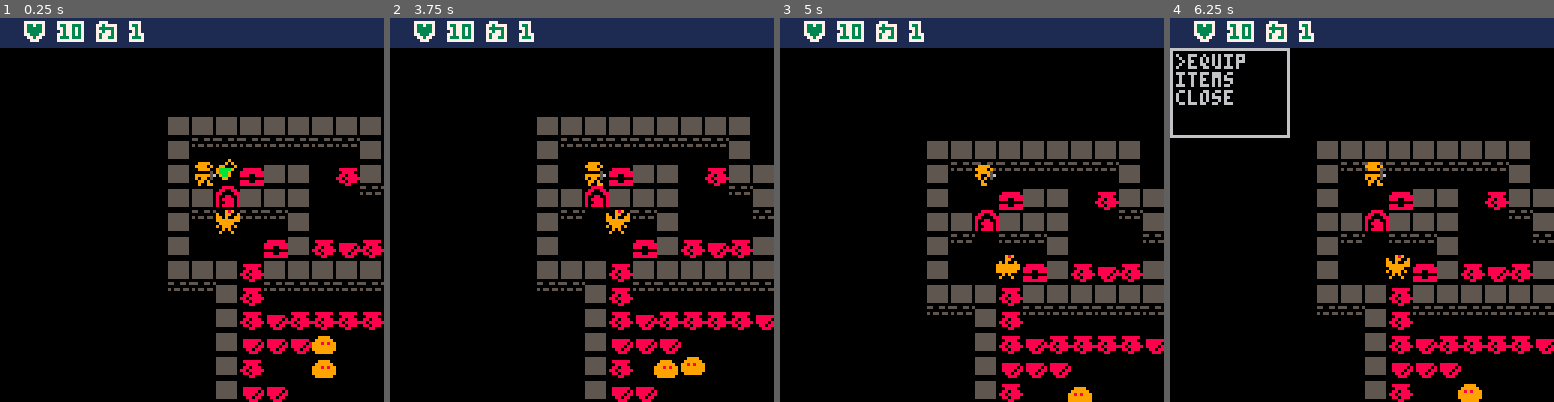
Above: before the commit, frames 1-4 (left to right).
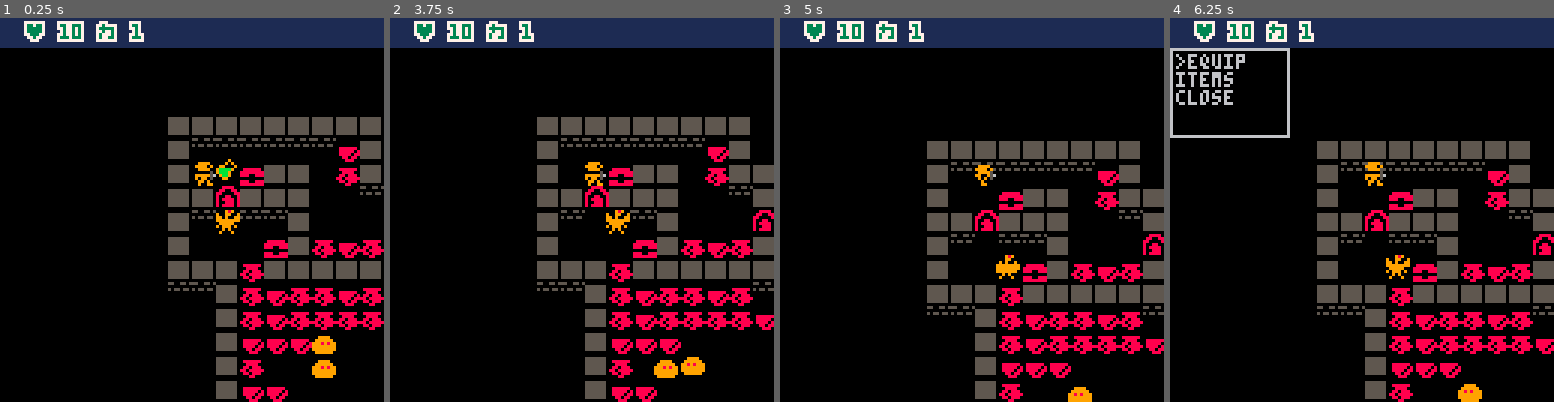
Above: after the commit, the same moments.

Repository: chebastian/picoabyss
Game: PICO-8 cartridge rouge.p8
Two runs of this game, one before a commit and one after it. Both use one fixed random seed, a clock stepped at 60 frames per second and the inputs below.
Inputs:
- Up to frame 1 (0.25 s): no input
- Up to frame 2 (3.75 s): tap O (Z key) at 0.33, 0.7, 1.43, 2.22, 3.1 s; tap X (X key) at 1.07, 2.07, 2.4, 2.73, 3.07, 3.4, 3.73 s; hold Left 1.97-2.37 s; hold Down 2.42-2.82 s; hold Right 2.87-3.53 s; hold Up from 3.58 s (still down)
- Up to frame 3 (5 s): tap O (Z key) at 3.98, 4.87 s; tap X (X key) at 4.07, 4.4, 4.73 s; release Up at 4.08 s; hold Right 4.13-4.53 s; hold Down from 4.58 s (still down)
- Up to frame 4 (6.25 s): tap X (X key) every 0.33 s from 5.07 to 6.07 s; release Down at 5.08 s; hold Left 5.13-5.8 s; tap O (Z key) at 5.75 s; hold Up 5.85-6.18 s; hold Left from 6.23 s (still down)

The runs differ from the first frame. In frame 1, 1.3% of the frame differs, in the area x 68-100%, y 31-75%; in frame 2, 1.5%, in the area x 63-100%, y 31-75%; in frame 3, 1.5%; in frame 4, 1.5%.

Commit message:
bugfix, overwrote all tiles bellow a wall

Diff:
--- a/rouge.p8
+++ b/rouge.p8
@@ -35,7 +35,7 @@
   for x=1,65 do
    if mget(x,y) == 1 then
     local tbx,tby=x,y+1
-    if mget(tbx,tby) != 1 then
+    if mget(tbx,tby) == 0 then
      mset(tbx,tby,17)
     end
    end
